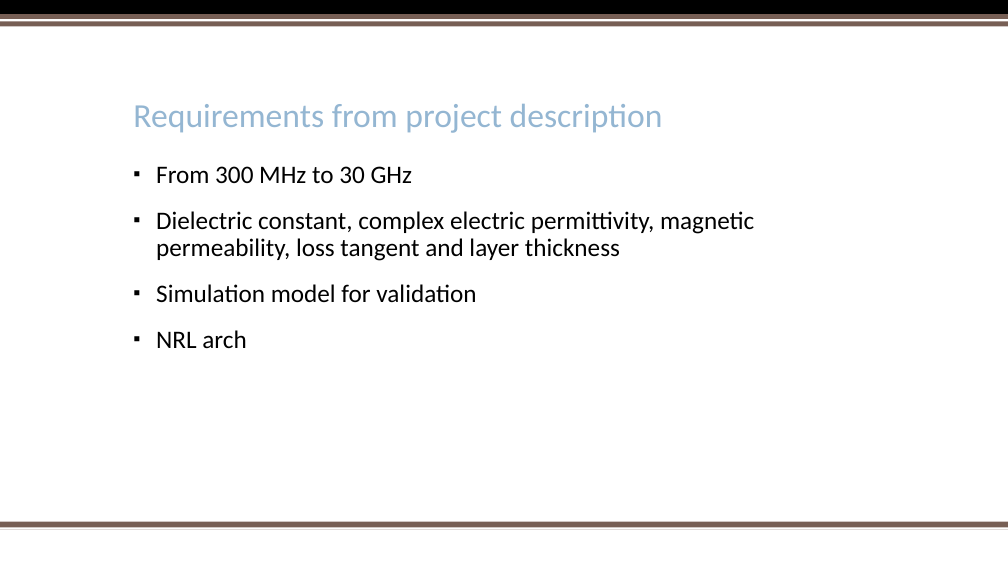
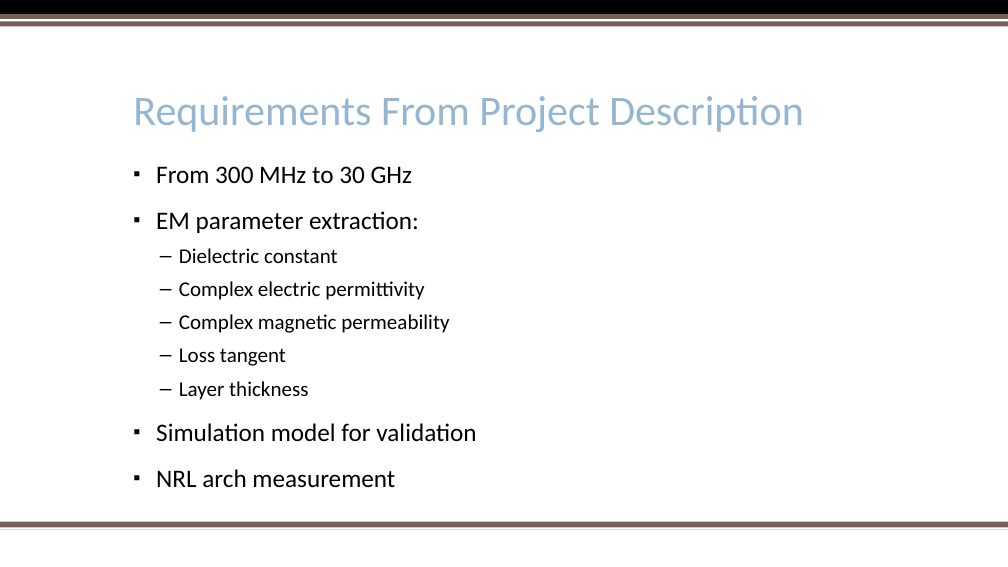
Before and after one commit to trankhiemha/ECE412-413-Capstone-Project-N3, a slide deck: slide 2 of Capstone project proposal presentation.pptx. Drawn at 1008x567 pixels with LibreOffice and Linux fonts; fonts in the diff are those of the drawing; background and template pictures are left out. Boxes give left, top, right and bottom in pixels: in the first picture for what was removed or moved away, otherwise in the second. Text is boxed around its words. In the diff, an @@ line names an element or a change of style, - is before the commit and + after.

```diff
--- a/Capstone project proposal presentation.pptx
+++ b/Capstone project proposal presentation.pptx
@@ title at [133,96,803,132]: text changed; size 32 to 40 pt @@
-Requirements from project description
+Requirements From Project Description
@@ text at [156,211,449,400]: text changed; size 24 to 20 pt @@
-▪ Dielectric constant, complex electric permittivity, magnetic permeability, loss tangent and layer thickness
+▪ EM parameter extraction:
+  – Dielectric constant
+  – Complex electric permittivity
+  – Complex magnetic permeability
+  – Loss tangent
+  – Layer thickness
@@ text at [156,469,395,488]: text changed @@
-▪ NRL arch
+▪ NRL arch measurement
```
Also in this commit, not shown: 9 other slides changed, 2 slides added, 1 slide removed.
